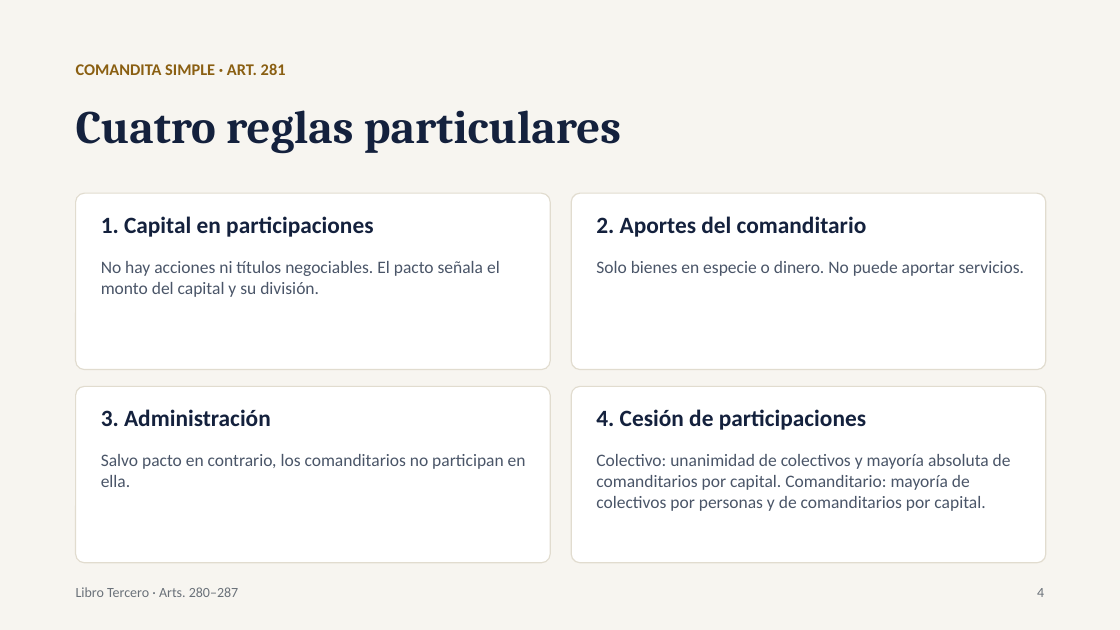
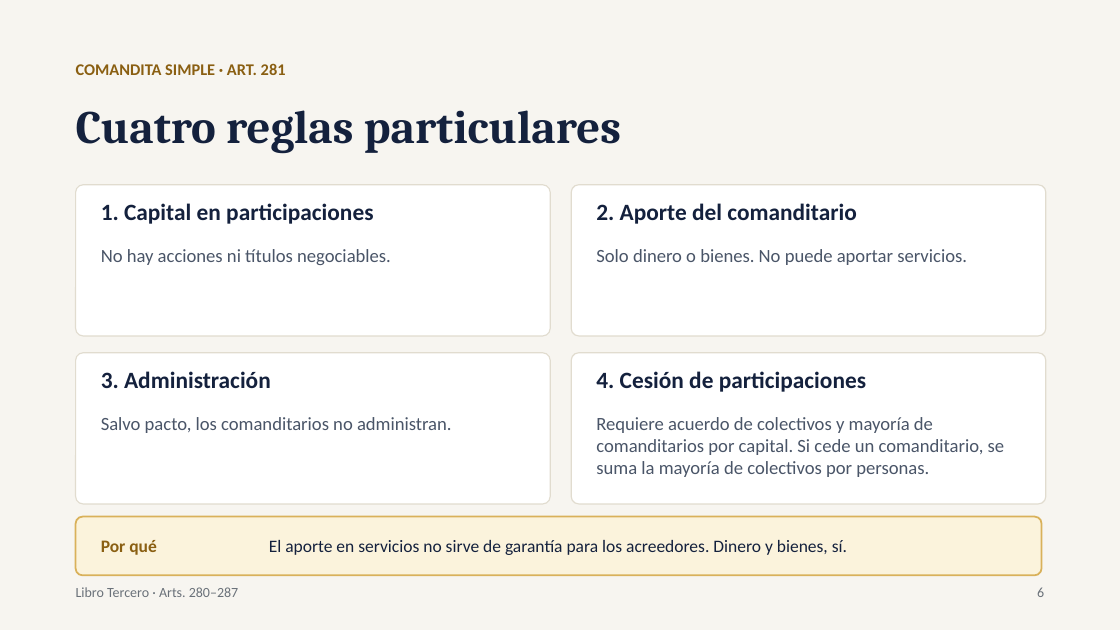
Before and after one commit to chicoma1998-ux/Eh-cloude, a slide deck: slide 6 of Comandita_y_SRL_Exposicion.pptx (slide 4 before the commit). Drawn at 1120x630 pixels with LibreOffice and Linux fonts; fonts in the diff are those of the drawing. Boxes give left, top, right and bottom in pixels: in the first picture for what was removed or moved away, otherwise in the second. Text is boxed around its words. In the diff, an @@ line names an element or a change of style, - is before the commit and + after.

```diff
--- a/Comandita_y_SRL_Exposicion.pptx
+++ b/Comandita_y_SRL_Exposicion.pptx
@@ rounded rectangle: place and size @@
-rounded rectangle at [76, 193, 550, 370]
+rounded rectangle at [76, 185, 550, 336]
@@ text "1. Capital en participaciones": place and size @@
-text "1. Capital en participaciones" at [101, 216, 373, 237]
+text "1. Capital en participaciones" at [101, 203, 373, 224]
@@ rounded rectangle: place and size @@
-rounded rectangle at [571, 193, 1046, 370]
+rounded rectangle at [571, 185, 1046, 336]
@@ text at [596, 203, 857, 224]: text changed @@
-2. Aportes del comanditario
+2. Aporte del comanditario
@@ text at [101, 249, 391, 265]: text changed; size 15 to 16 pt @@
-No hay acciones ni títulos negociables. El pacto señala el monto del capital y su división.
+No hay acciones ni títulos negociables.
@@ text at [596, 249, 967, 265]: text changed; size 15 to 16 pt @@
-Solo bienes en especie o dinero. No puede aportar servicios.
+Solo dinero o bienes. No puede aportar servicios.
@@ rounded rectangle: place and size @@
-rounded rectangle at [76, 386, 550, 563]
+rounded rectangle at [76, 353, 550, 504]
@@ rounded rectangle: place and size @@
-rounded rectangle at [571, 386, 1046, 563]
+rounded rectangle at [571, 353, 1046, 504]
@@ text "3. Administración": place and size @@
-text "3. Administración" at [101, 409, 271, 426]
+text "3. Administración" at [101, 371, 271, 388]
@@ text "4. Cesión de participaciones": place and size @@
-text "4. Cesión de participaciones" at [596, 409, 866, 430]
+text "4. Cesión de participaciones" at [596, 371, 866, 392]
@@ text at [101, 417, 452, 433]: text changed; size 15 to 16 pt @@
-Salvo pacto en contrario, los comanditarios no participan en ella.
+Salvo pacto, los comanditarios no administran.
@@ text at [596, 417, 1005, 477]: text changed; size 15 to 16 pt @@
-Colectivo: unanimidad de colectivos y mayoría absoluta de comanditarios por capital. Comanditario: mayoría de colectivos por personas y de comanditarios por capital.
+Requiere acuerdo de colectivos y mayoría de comanditarios por capital. Si cede un comanditario, se suma la mayoría de colectivos por personas.
@@ rounded rectangle added at [76, 517, 1042, 576], fill #FBF3DC, outline #D9B15A 1.5 pt @@
@@ text added at [101, 540, 157, 555], 15 pt, text #8A5F12, bold @@
+Por qué
@@ text added at [269, 540, 847, 555], 15 pt, text #14213D @@
+El aporte en servicios no sirve de garantía para los acreedores. Dinero y bienes, sí.
@@ text at [1037, 587, 1044, 597]: text changed @@
-4
+6
```
Also in this commit, not shown: 7 other slides changed, 3 slides added.
